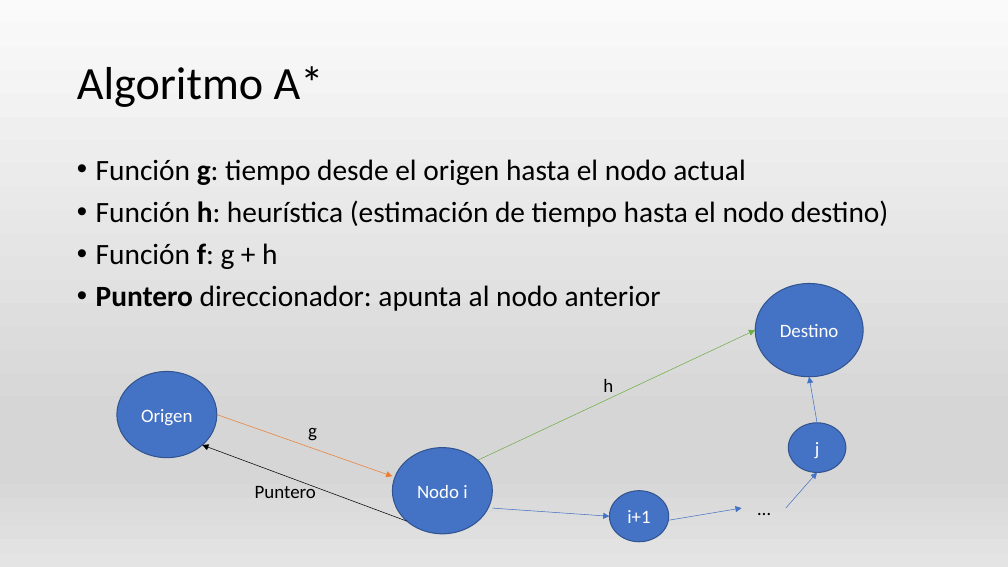
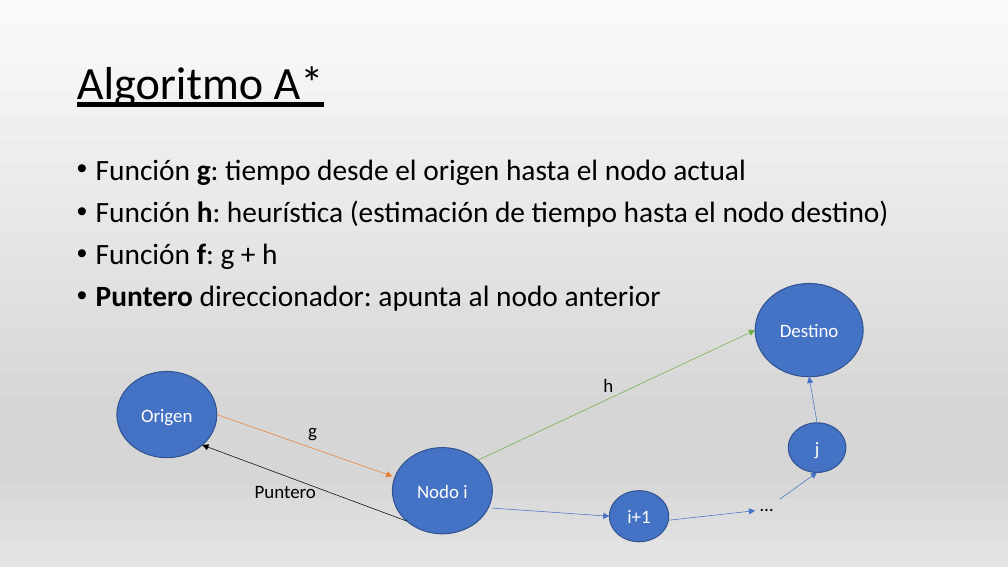
Before and after one commit to AGarciaCast/MetroJapon, a slide deck: slide 14 of PresentacionMetro.pptx (slide 6 before the commit). Drawn at 1008x567 pixels with LibreOffice and Linux fonts; fonts in the diff are those of the drawing. Boxes give left, top, right and bottom in pixels: in the first picture for what was removed or moved away, otherwise in the second. Text is boxed around its words. In the diff, an @@ line names an element or a change of style, - is before the commit and + after.

```diff
--- a/PresentacionMetro.pptx
+++ b/PresentacionMetro.pptx
@@ title "Algoritmo A*" at (x1=77, y1=66, x2=324, y2=107): underline on @@
@@ arrow moved from (786, 508) - (817, 473) to (780, 500) - (817, 473) @@
@@ text "…" moved from (x1=742, y1=493, x2=786, y2=523) to (x1=744, y1=489, x2=788, y2=520) @@
@@ arrow moved from (669, 520) - (742, 508) to (669, 520) - (755, 511) @@
```
Also in this commit, not shown: 7 other slides changed, 11 slides added, 1 slide removed, 2 other files.
